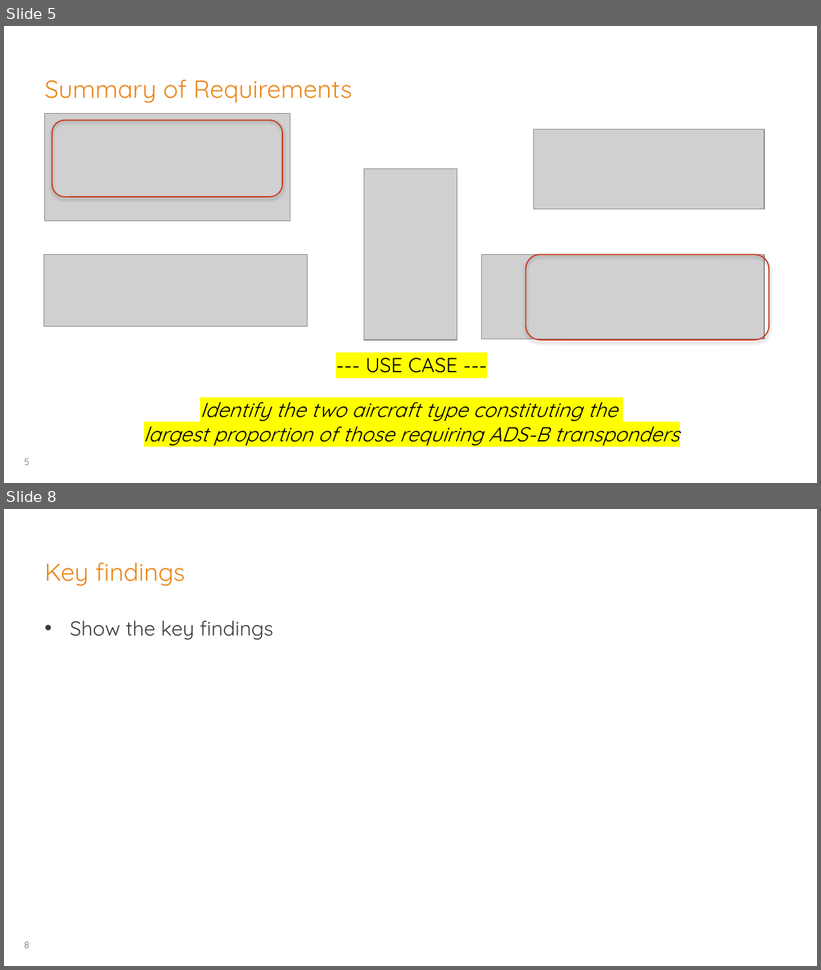
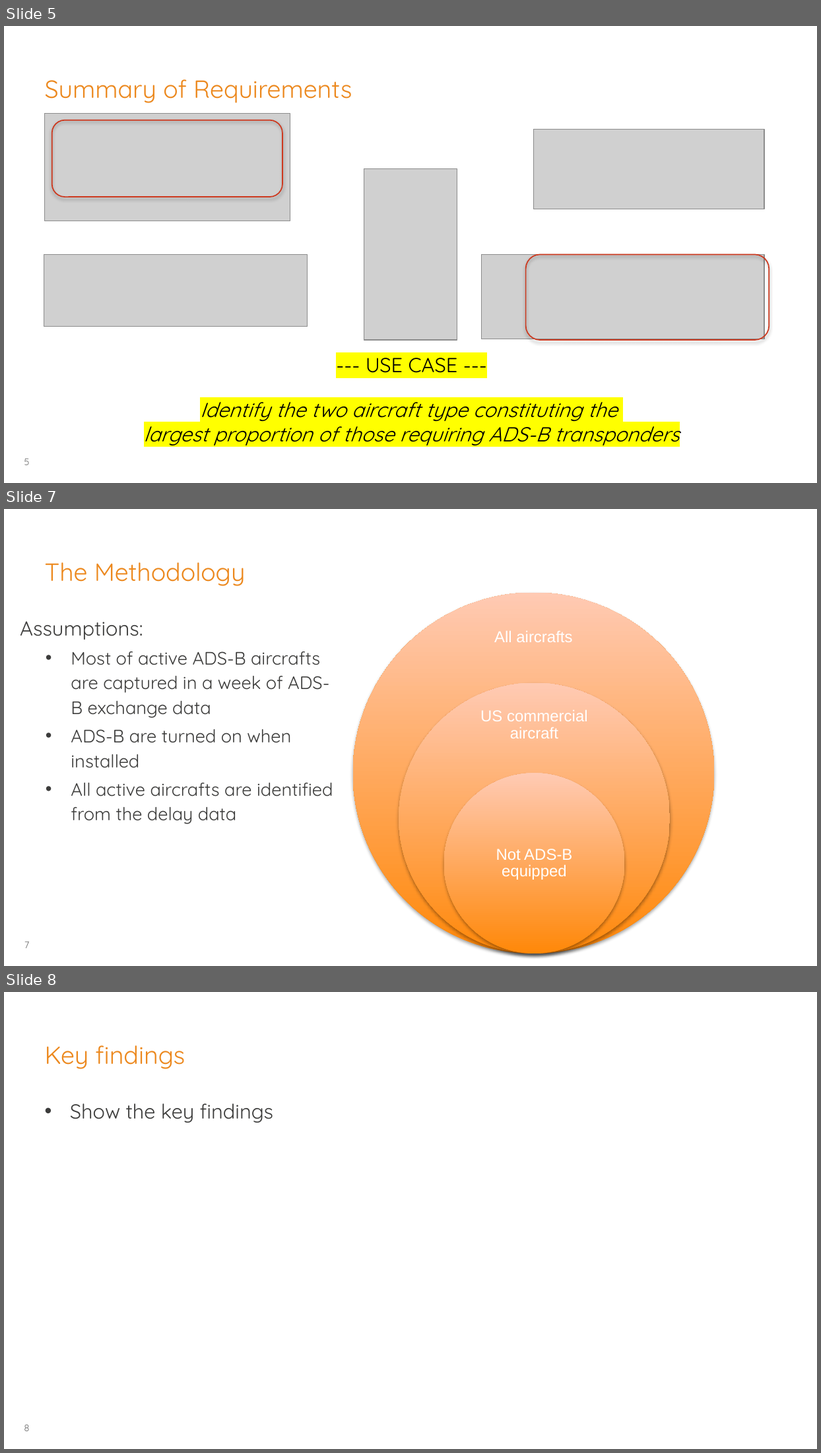
Before and after one commit to georgios-tsolakis-td/Bootcamp_Mar17_London, a slide deck: TeamMamoot/Skynet-Adsb-Market-DataAnalysis.pptx. Shown one above the other, each under a label of ours: slides 5 and 8 before the commit, slides 5, 7 and 8 after it; the slides between them are not shown. The pictures are 821x970 and 821x1453 pixels, drawn with LibreOffice and Linux fonts; fonts in the diff are those of the drawing; grey boxes stand for pictures; background and template pictures are left out. Boxes give left, top, right and bottom in pixels: in the first picture for what was removed or moved away, otherwise in the second. Text is boxed around its words. In the diff, an @@ line names an element or a change of style, - is before the commit and + after.

```diff
--- a/TeamMamoot/Skynet-Adsb-Market-DataAnalysis.pptx
+++ b/TeamMamoot/Skynet-Adsb-Market-DataAnalysis.pptx
@@ slide 7 added at bbox=[4, 509, 817, 966], background #FFFFFF; not listed: 1 template element that a slide beside it also shows @@
@@ title added at bbox=[45, 562, 246, 586], 22 pt, text #EC881D @@
+The Methodology
@@ text added at bbox=[20, 621, 333, 824], 16 pt, text #3C3C3B @@
+Assumptions:
+  • Most of active ADS-B aircrafts are captured in a week of ADS-B exchange data
+  • ADS-B are turned on when installed
+  • All active aircrafts are identified from the delay data
@@ group added at bbox=[353, 593, 714, 954]: 3 ellipses, 3 texts @@
+All aircrafts
+US commercial aircraft
+Not ADS-B equipped
```
Also in this commit, not shown: 5 slides changed, 1 slide removed.
